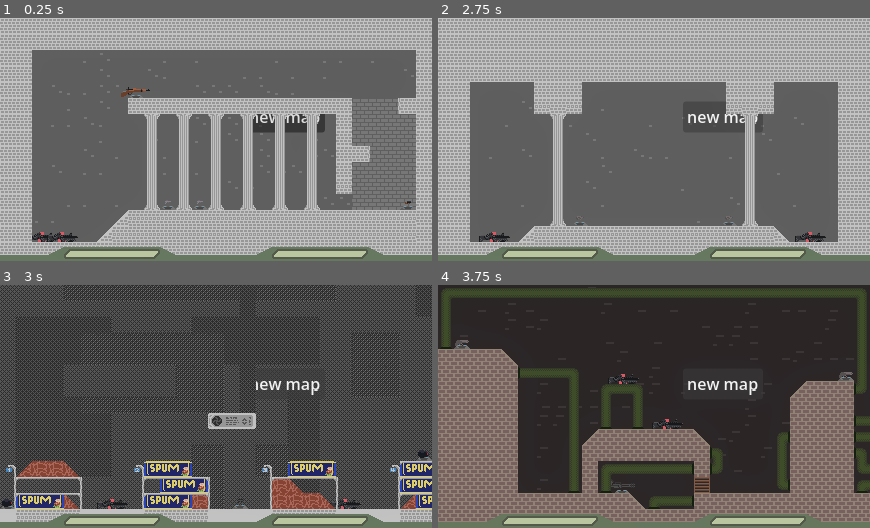
Above: before the commit, frames 1-4 (two rows, left to right).
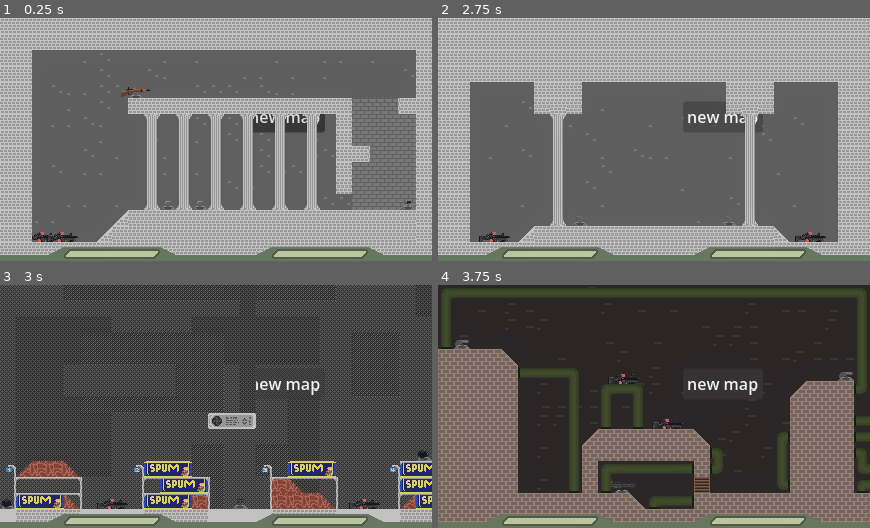
Above: after the commit, the same moments.

Repository: snuggyizme/horse-fishstick
Game: Godot game, scene res://scenes/main.tscn
The game is run twice, just before and just after one commit, with the same random seed, the same clock (stepped at 60 frames per second) and the same inputs. The project has no main scene, so this scene is started directly.
Inputs:
- Up to frame 1 (0.25 s): no input
- Up to frame 2 (2.75 s): click "new map" at 0.5 s; click "new map" at 1.25 s; click "new map" at 2 s
- Up to frame 3 (3 s): tap Enter at 2.75 s
- Up to frame 4 (3.75 s): tap Space at 3.5 s

Frames 1-2 are identical in both runs. In frame 3, 0.2% of the frame differs, in the area x 76-88%, y 88-93%; in frame 4, nothing differs.

Commit message:
window time

Diff:
--- a/scripts/player.gd
+++ b/scripts/player.gd
@@ -5,14 +5,14 @@
 
 var hp := 100.0
 
-var maxSpeed = 400
-const acceleration = 140.0
-const friction = 34
-var jumpSpeed = -210.0
-const wallJumpSpeed = -210.0 # fuc kyou
-const airFriction = 10
+var maxSpeed = 105
+const acceleration = 290.0
+const friction = 8
+var jumpSpeed = -230.0
+# fuc kyou
+const airFriction = 2
 var maxWallJumps = 3
-var gravity = 3
+var gravity = 0.85
 
 var facingDirection: Vector2
 var yAim: int # 1 up 0 none -1 down
@@ -21,6 +21,7 @@
 var wallLock = 0.0
 var wasOnFloor = false
 var wallJumps = maxWallJumps
+var wallJumped
 
 @export var inputPrefix: String # p1- p2-
 
@@ -40,7 +41,7 @@
 	hp -= opponentGun.damage
 
 	if hp <= 0.0:
-		print("man im dead " + inputPrefix)
+		#print("man im dead " + inputPrefix)
 
 		var otherPlayer = "player1"
 		if self.name == "player1":
@@ -52,6 +53,14 @@
 	emit_signal("damaged", opponentGun.damage, hp)
 
 func _physics_process(delta: float) -> void:
+	# Get current ( last ) on-floor state and move
+	wasOnFloor = is_on_floor()
+	move_and_slide()
+
+	#if velocity: print(velocity)
+
+	print(wallLock)
+
 	var onFloor = is_on_floor()
 	var onWall = is_on_wall_only()
 
@@ -61,8 +70,10 @@
 			coyote.start()
 
 	# Jump from ground
-	if Input.is_action_pressed(inputPrefix + "up") and (onFloor or coyote.is_stopped()):
-		velocity.y += jumpSpeed
+	if Input.is_action_pressed(inputPrefix + "up") and onFloor:
+		velocity.y = jumpSpeed
+	if Input.is_action_just_pressed(inputPrefix + "up") and not coyote.is_stopped():
+		velocity.y = jumpSpeed
 
 	# Reset walljump limit
 	if onFloor:
@@ -72,66 +83,47 @@
 	velocity += get_gravity() * delta * gravity
 
 	# Walljumps ( hell ) ( urath )
-	# Get current ( last ) on-floor state and move
-	wasOnFloor = is_on_floor()
-	move_and_slide()
+	if onWall and wallJumps and Input.is_action_just_pressed(inputPrefix + "up"):
+		var wjNormal = get_wall_normal().x
+		var doWallBounce = Input.get_axis(inputPrefix + "left", inputPrefix + "right")
 
-	# Old shitty script for reference / restore
-	if false: print("""
-func _physics_process(delta: float) -> void:
-	if skip:
-		skip = false
-		return
+		# Customizable settings for walljumps:
+		var wSpeedX = 150
+		var wSpeedXBounce = 180
+		var wSpeedY = -300
+		var wSpeedYBounce = -50
+		# ------------------------------------
 
-	var wasOnFloor = is_on_floor()
-	move_and_slide()
+		if doWallBounce:
+			wSpeedX = wSpeedXBounce
+			wSpeedY = wSpeedYBounce
 
-	if not is_on_floor():
-		if wasOnFloor:
-			coyote.start()
-	if Input.is_action_pressed(inputPrefix + "up") and (is_on_floor() or not coyote.is_stopped()):
-		velocity.y = jumpSpeed
-	if is_on_floor():
-		wallJumps = maxWallJumps
-
-	velocity += get_gravity() * delta * 1.1 # I hate gravity fuck you
-
-	if is_on_wall_only() and wallJumps > 0 and Input.is_action_just_pressed(inputPrefix + "up"):
-		var wallNormal =  get_wall_normal().x
+		velocity.x += wSpeedX * wjNormal
+		velocity.y += wSpeedY
 
 		wallJumps -= 1
+		wallLock = 0.12
+		wallJumped = true
 
-		var wallSpeedX = 130
-		if Input.get_axis(inputPrefix + "left", inputPrefix + "right") == -wallNormal:
-			velocity.y = wallJumpSpeed * 1.3
-		else:
-			velocity.y = wallJumpSpeed
-			wallSpeedX = 360
-
-		velocity.x = wallNormal * wallSpeedX
-
-		#print(Input.get_axis(inputPrefix + "left", inputPrefix + "right"))
-		#print("AAAAA NORMAL", wallNormal)
-		wallLock = 0.06
-		if Input.get_axis(inputPrefix + "left", inputPrefix + "right"):
-			wallLock = 0.12
-
+	# X Movement
 	var direction := Input.get_axis(inputPrefix + "left", inputPrefix + "right")
 
-	if wallLock <= 0:
-		if direction:
-			var speedRatio = abs(velocity.x) / maxSpeed
-			var r = 1 - speedRatio
+	if direction and not wallJumped and wallLock <= 0:
+		var targetSpeed = direction * maxSpeed
+		velocity.x = move_toward(velocity.x, targetSpeed, acceleration * delta)
+	else:
+		if onFloor:
+			velocity.x = move_toward(velocity.x, 0, friction)
+		else:
+			velocity.x = move_toward(velocity.x, 0, airFriction)
 
-			velocity.x = direction * acceleration * r
+	# Allow another walljump
+	if wallJumped:
+		wallJumped = false
+	if wallLock > 0:
+		wallLock -= delta
 
-			#velocity.x = clampf(velocity.x, -maxSpeed, maxSpeed)
-		else:
-			if is_on_floor():
-				velocity.x = move_toward(velocity.x, 0, friction)
-			else:
-				velocity.x = move_toward(velocity.x, 0, airFriction)
-
+	# Aiming
 	if Input.is_action_pressed(inputPrefix + "left"):
 		facingDirection = Vector2.LEFT
 		aimingX = true
@@ -147,9 +139,3 @@
 		yAim = 1
 	else:
 		yAim = 0
-
-	wallLock -= delta
-
-func onCoyoteTimerTimeout() -> void:
-	pass # Replace with function body.
-""") # hehe comment but its print
